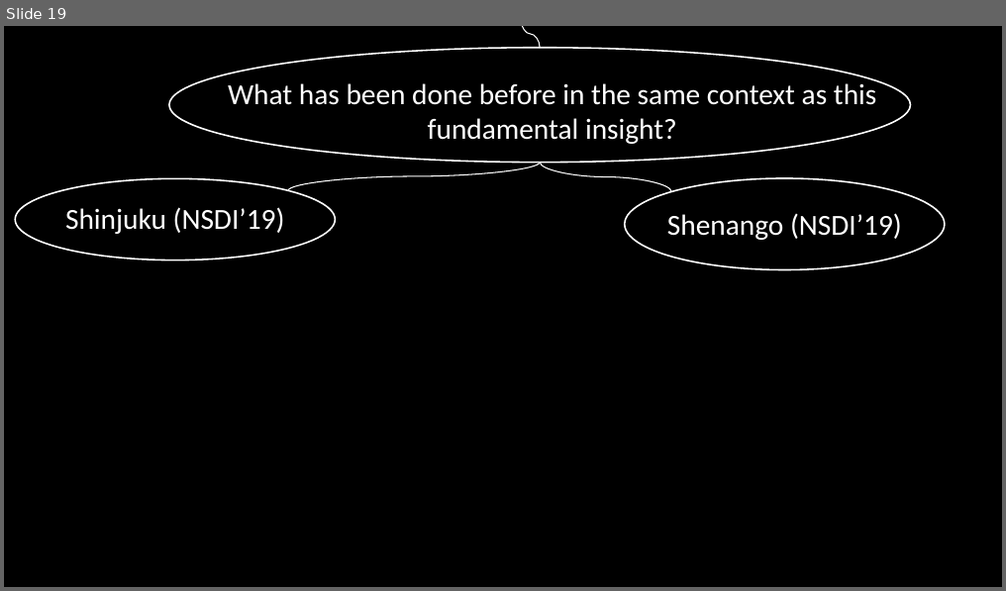
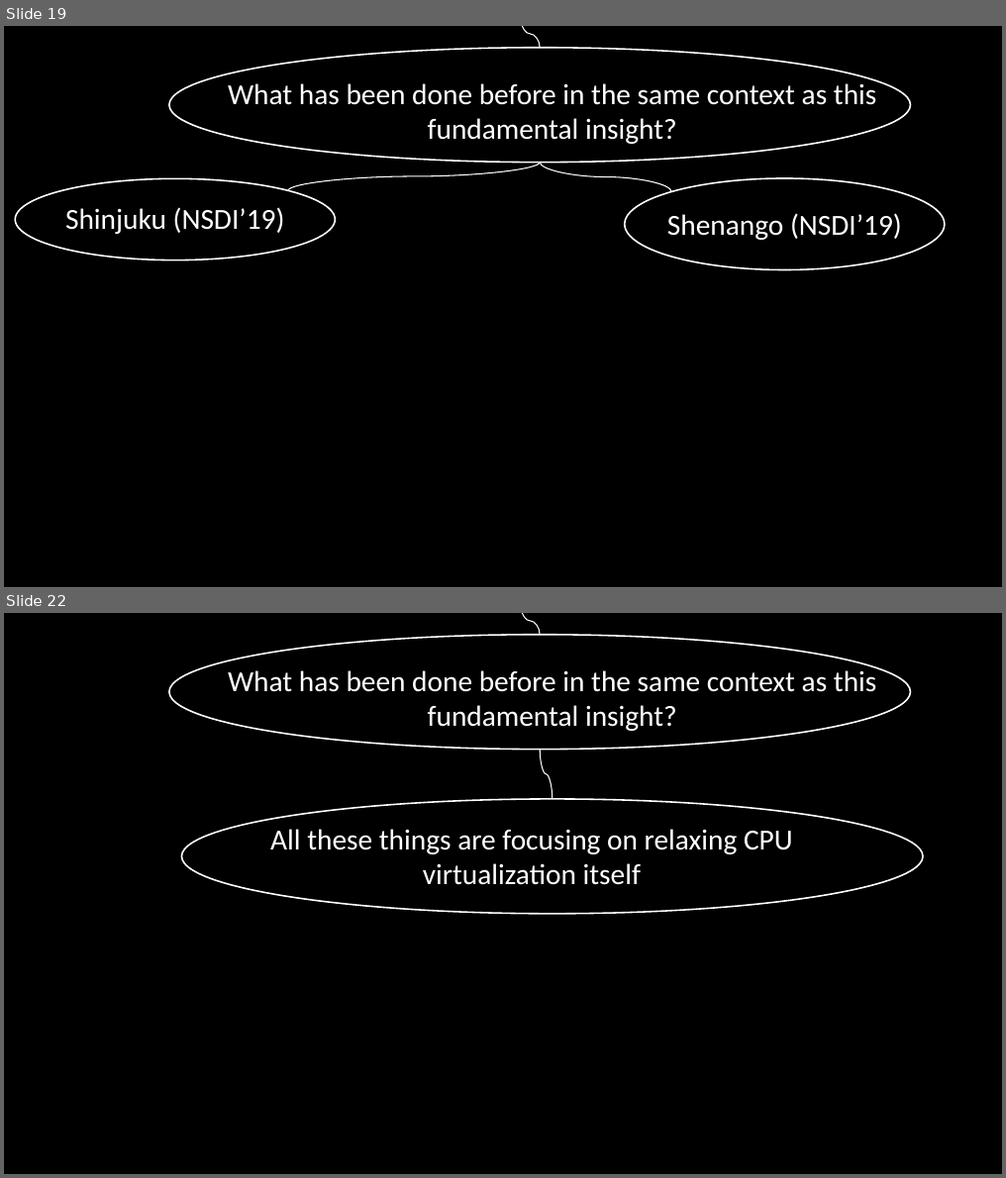
Before and after one commit to minseok127/paper_reviews, a slide deck: operating_system/ghOSt/ghOSt.pptx. Shown one above the other, each under a label of ours: slide 19 before the commit, slides 19 and 22 after it; the slides between them are not shown. The pictures are 1006x591 and 1006x1178 pixels, drawn with LibreOffice and Linux fonts; fonts in the diff are those of the drawing. Boxes give left, top, right and bottom in pixels: in the first picture for what was removed or moved away, otherwise in the second. Text is boxed around its words. In the diff, an @@ line names an element or a change of style, - is before the commit and + after.

```diff
--- a/operating_system/ghOSt/ghOSt.pptx
+++ b/operating_system/ghOSt/ghOSt.pptx
@@ slide 22 added at (4, 613, 1002, 1174), background #000000 @@
@@ ellipse added at (169, 635, 911, 750), outline #FFFFFF 1.5 pt @@
@@ curved line added from (522, 613) to (540, 635), #FFFFFF 1 pt @@
@@ text added at (228, 666, 876, 731), 28 pt, text #FFFFFF @@
+What has been done before in the same context as this fundamental insight?
@@ curved line added from (540, 750) to (552, 799), #FFFFFF 1 pt @@
@@ ellipse added at (181, 799, 923, 914), outline #FFFFFF 1.5 pt @@
@@ text added at (270, 829, 793, 885), 28 pt, text #FFFFFF @@
+All these things are focusing on relaxing CPU virtualization itself
```
Also in this commit, not shown: 1 slide changed, 4 other slides added, 2 other files.
